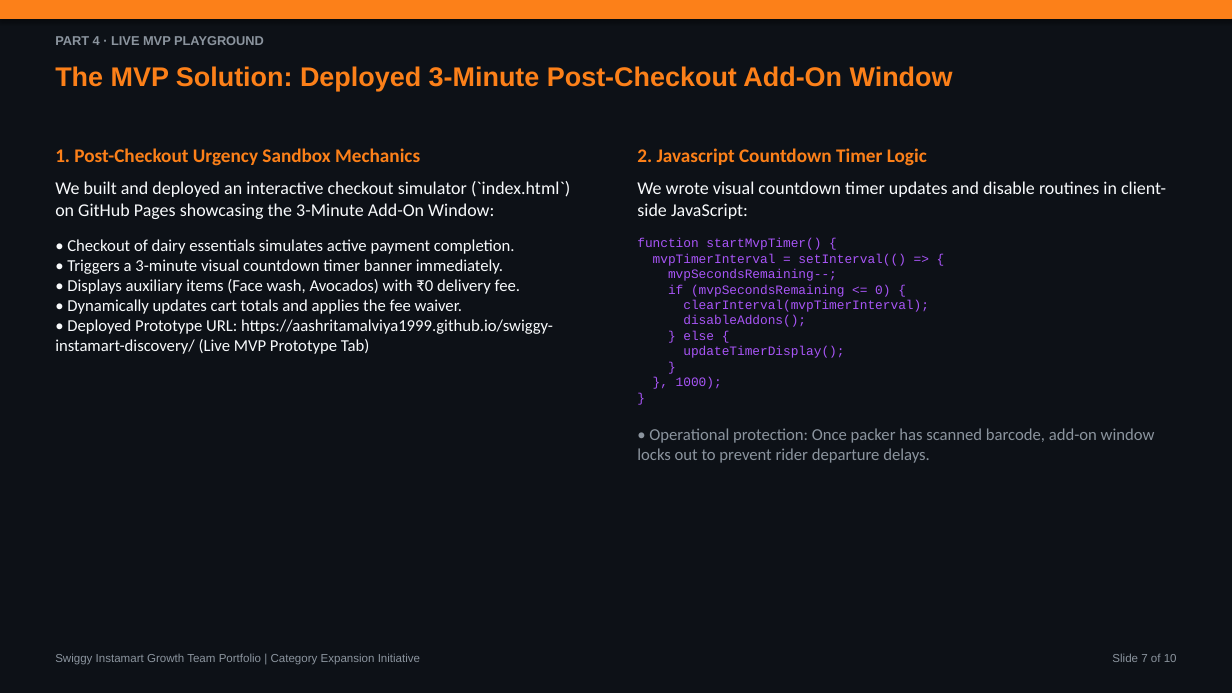
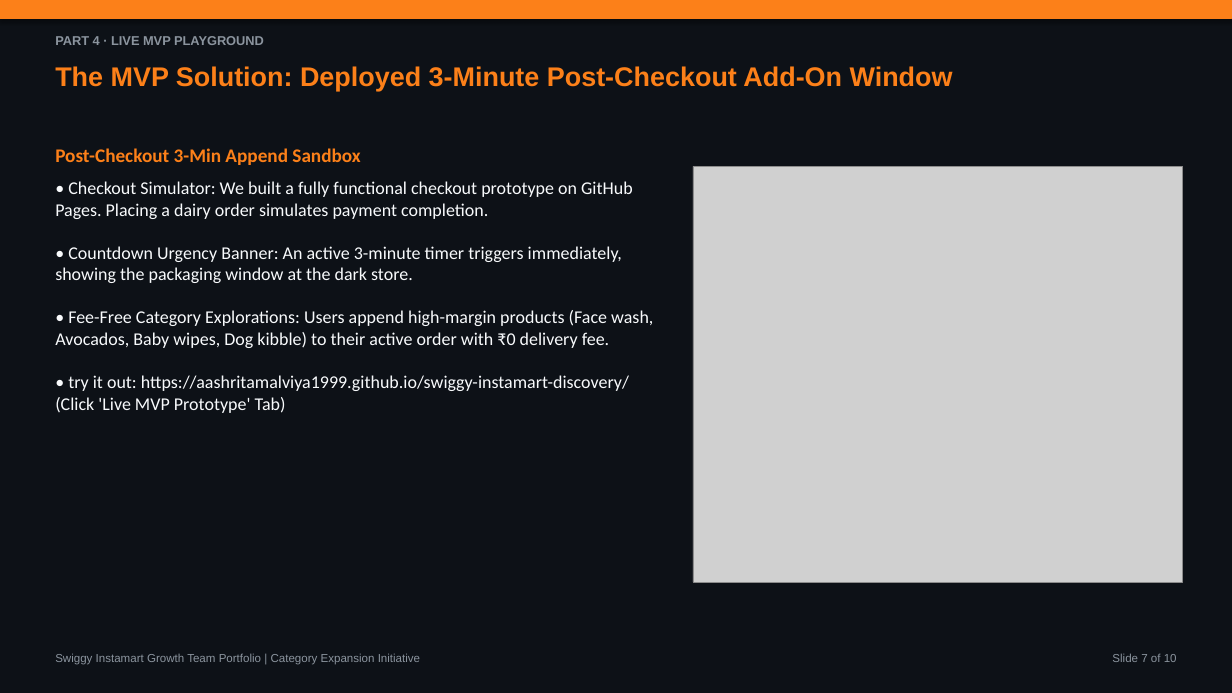
Before and after one commit to aashritamalviya1999/swiggy-instamart-discovery, a slide deck: slide 7 of NL Swiggy Instamart.pptx. Drawn at 1232x693 pixels with LibreOffice and Linux fonts; fonts in the diff are those of the drawing; grey boxes stand for pictures. Boxes give left, top, right and bottom in pixels: in the first picture for what was removed or moved away, otherwise in the second. Text is boxed around its words. In the diff, an @@ line names an element or a change of style, - is before the commit and + after.

Commit message:
Replace code blocks with high-fidelity visual diagrams and mobile mockups in PPTX presentation

```diff
--- a/NL Swiggy Instamart.pptx
+++ b/NL Swiggy Instamart.pptx
@@ text at <box>55,148,653,413</box>: text changed; size 13 to 14 pt @@
-1. Post-Checkout Urgency Sandbox Mechanics
-We built and deployed an interactive checkout simulator (`index.html`) on GitHub Pages showcasing the 3-Minute Add-On Window:
-• Checkout of dairy essentials simulates active payment completion.
-• Triggers a 3-minute visual countdown timer banner immediately.
-• Displays auxiliary items (Face wash, Avocados) with ₹0 delivery fee.
-• Dynamically updates cart totals and applies the fee waiver.
-• Deployed Prototype URL: https://aashritamalviya1999.github.io/swiggy-instamart-discovery/ (Live MVP Prototype Tab)
+Post-Checkout 3-Min Append Sandbox
+• Checkout Simulator: We built a fully functional checkout prototype on GitHub Pages. Placing a dairy order simulates payment completion.
+• Countdown Urgency Banner: An active 3-minute timer triggers immediately, showing the packaging window at the dark store.
+• Fee-Free Category Explorations: Users append high-margin products (Face wash, Avocados, Baby wipes, Dog kibble) to their active order with ₹0 delivery fee.
+• try it out: https://aashritamalviya1999.github.io/swiggy-instamart-discovery/ (Click 'Live MVP Prototype' Tab)
@@ text removed at <box>637,148,1166,463</box> @@
-2. Javascript Countdown Timer Logic
-We wrote visual countdown timer updates and disable routines in client-side JavaScript:
-function startMvpTimer() {
-mvpTimerInterval = setInterval(() => {
-mvpSecondsRemaining--;
-if (mvpSecondsRemaining <= 0) {
-clearInterval(mvpTimerInterval);
-disableAddons();
-} else {
-updateTimerDisplay();
-}
-}, 1000);
-}
-• Operational protection: Once packer has scanned barcode, add-on window locks out to prevent rider departure delays.
@@ picture added at <box>693,166,1183,582</box> @@
```
Also in this commit, not shown: 1 other slide changed, 3 slides added, 3 slides removed, 1 other file.
